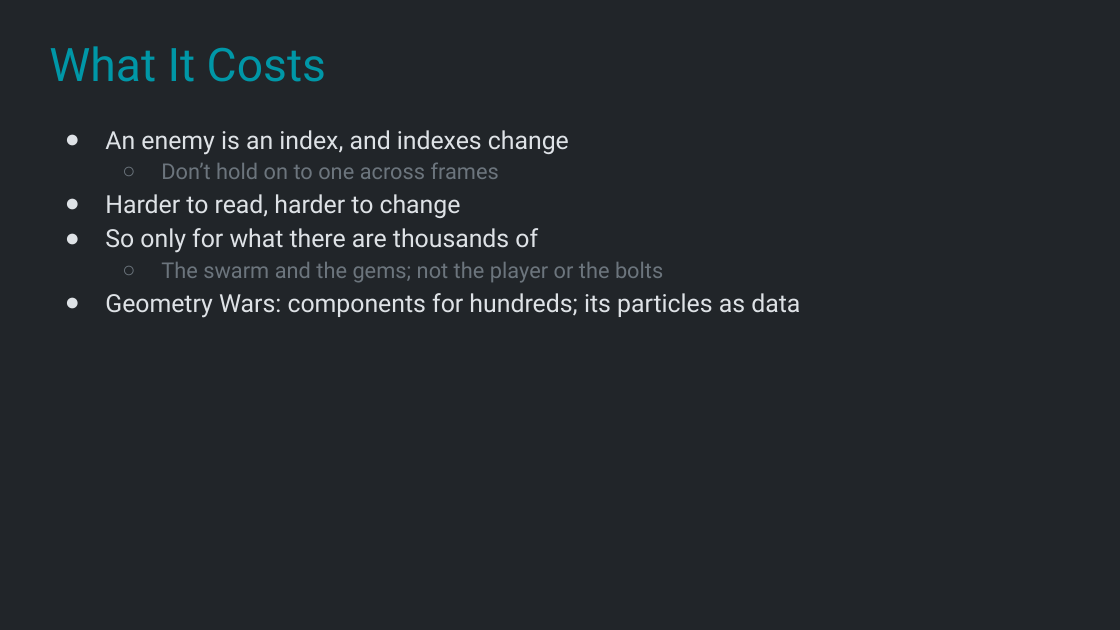
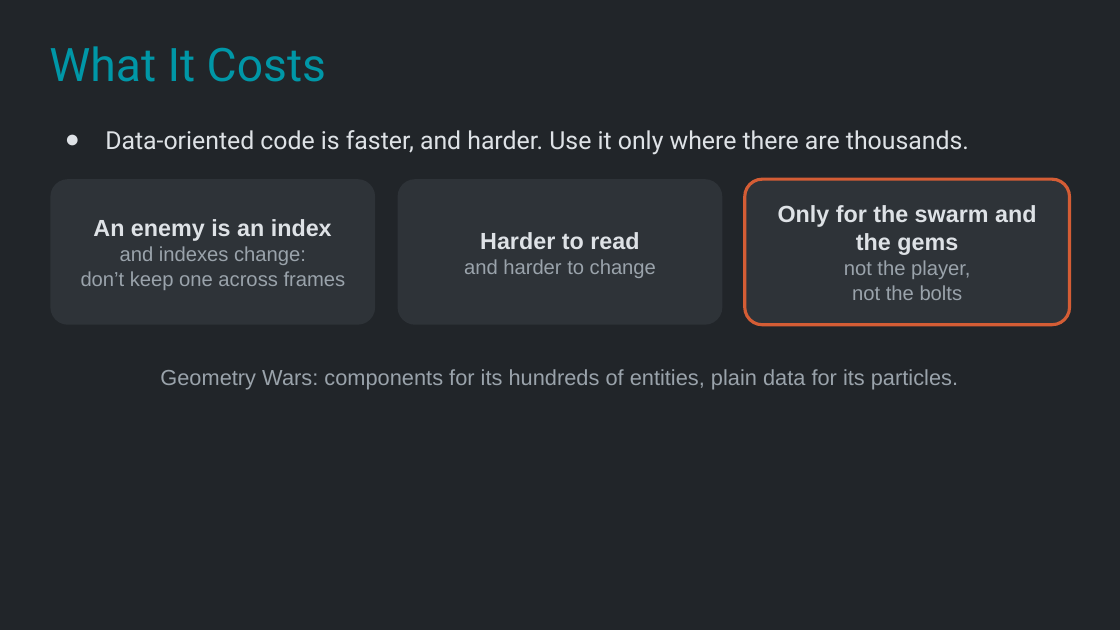
Before and after one commit to Metamate/gar, a slide deck: slide 19 of slides/12 Vampire Survivors.pptx. Drawn at 1120x630 pixels with LibreOffice and Linux fonts; fonts in the diff are those of the drawing. Boxes give left, top, right and bottom in pixels: in the first picture for what was removed or moved away, otherwise in the second. Text is boxed around its words. In the diff, an @@ line names an element or a change of style, - is before the commit and + after.

```diff
--- a/slides/12 Vampire Survivors.pptx
+++ b/slides/12 Vampire Survivors.pptx
@@ text at bbox=[105, 130, 969, 155]: text changed @@
-● An enemy is an index, and indexes change
-  ○ Don’t hold on to one across frames
-● Harder to read, harder to change
-● So only for what there are thousands of
-  ○ The swarm and the gems; not the player or the bolts
-● Geometry Wars: components for hundreds; its particles as data
+● Data-oriented code is faster, and harder. Use it only where there are thousands.
@@ rounded rectangle added at bbox=[50, 179, 375, 325], fill #2E3338, 13 pt, text #9AA3AB @@
+An enemy is an index
+and indexes change:
+don’t keep one across frames
@@ rounded rectangle added at bbox=[398, 179, 722, 325], fill #2E3338, 13 pt, text #9AA3AB @@
+Harder to read
+and harder to change
@@ rounded rectangle added at bbox=[745, 179, 1070, 325], fill #2E3338, outline #D45D35 2 pt, 15 pt, text #DEE2E6, bold @@
+Only for the swarm and the gems
+not the player,
+not the bolts
@@ text added at bbox=[160, 369, 958, 390], 14 pt, text #9AA3AB @@
+Geometry Wars: components for its hundreds of entities, plain data for its particles.
```
Also in this commit, not shown: 8 other slides changed, 1 slide added, 1 other file.
